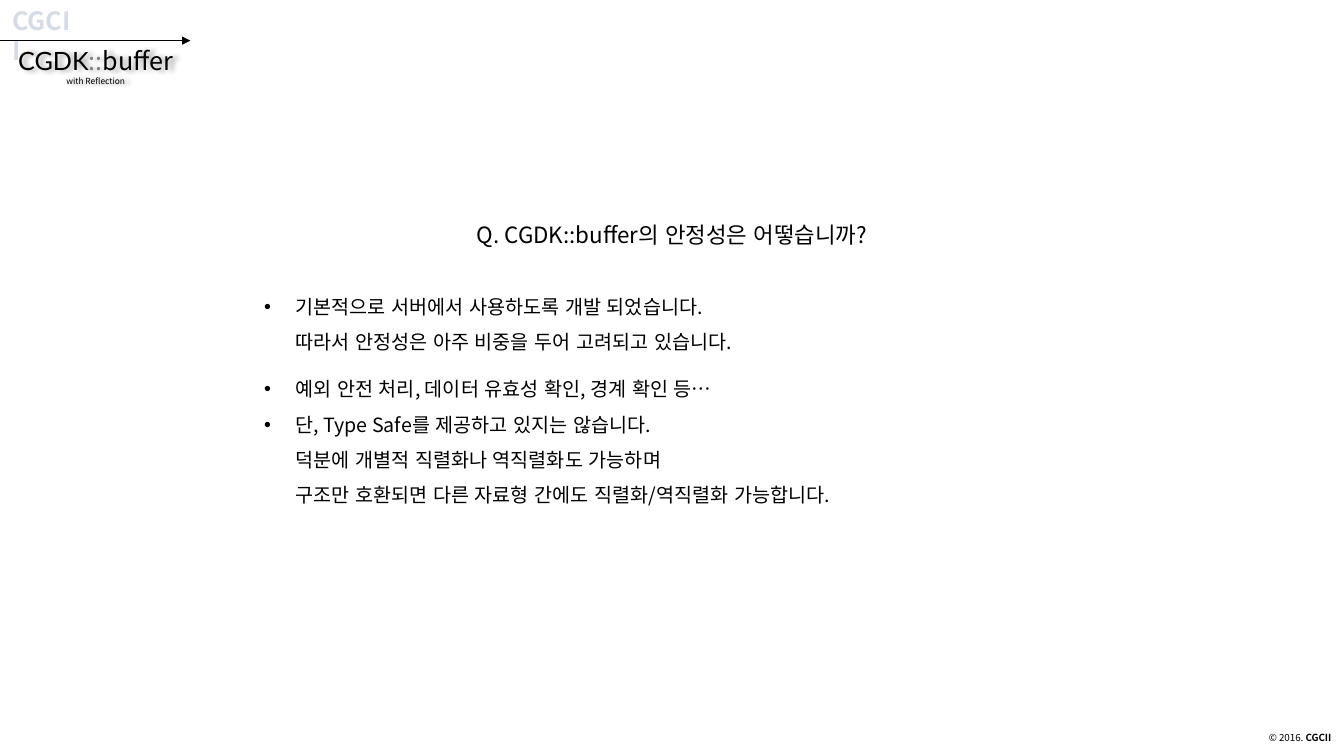
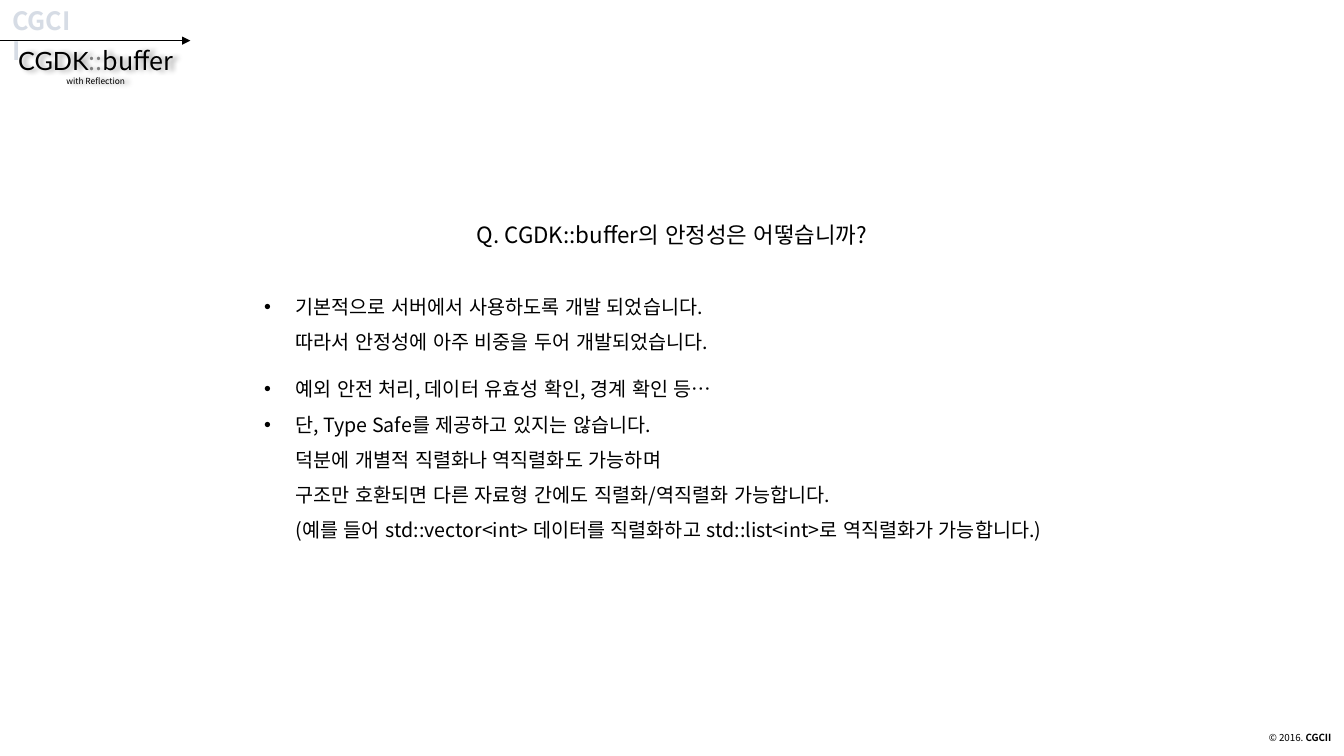
Before and after one commit to CGLabs/CGDK.buffer, a slide deck: slide 51 of C++/document/intruduce_CGDK.buffer.pptx. Drawn at 1344x756 pixels with LibreOffice and Linux fonts; fonts in the diff are those of the drawing. Boxes give left, top, right and bottom in pixels: in the first picture for what was removed or moved away, otherwise in the second. Text is boxed around its words. In the diff, an @@ line names an element or a change of style, - is before the commit and + after.

```diff
--- a/C++/document/intruduce_CGDK.buffer.pptx
+++ b/C++/document/intruduce_CGDK.buffer.pptx
@@ text at (296, 297, 708, 351): text changed @@
-• 기본적으로 서버에서 사용하도록 개발 되었습니다.
-  따라서 안정성은 아주 비중을 두어 고려되고 있습니다.
+• 기본적으로 서버에서 사용하도록 개발 되었습니다.
+  따라서 안정성에 아주 비중을 두어 개발되었습니다.
@@ text at (296, 415, 1042, 541): text changed @@
-• 단, Type Safe를 제공하고 있지는 않습니다.
-  덕분에 개별적 직렬화나 역직렬화도 가능하며
-  구조만 호환되면 다른 자료형 간에도 직렬화/역직렬화 가능합니다.
+• 단, Type Safe를 제공하고 있지는 않습니다.
+  덕분에 개별적 직렬화나 역직렬화도 가능하며
+  구조만 호환되면 다른 자료형 간에도 직렬화/역직렬화 가능합니다.
+  (예를 들어 std::vector<int> 데이터를 직렬화하고 std::list<int>로 역직렬화가 가능합니다.)
```
Also in this commit, not shown: 34 other slides changed.
